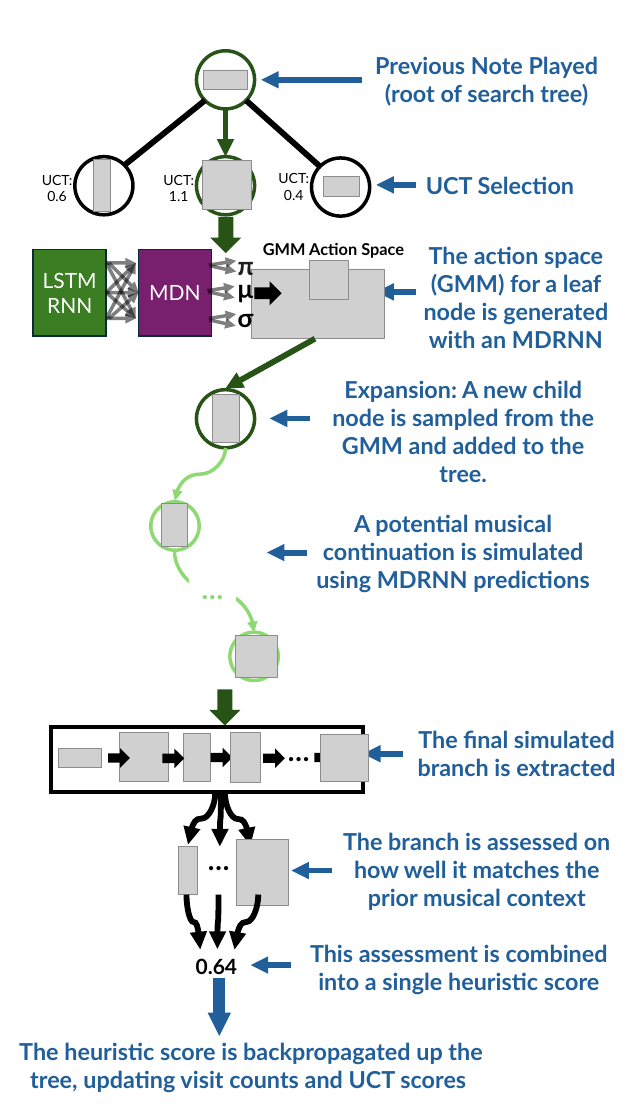
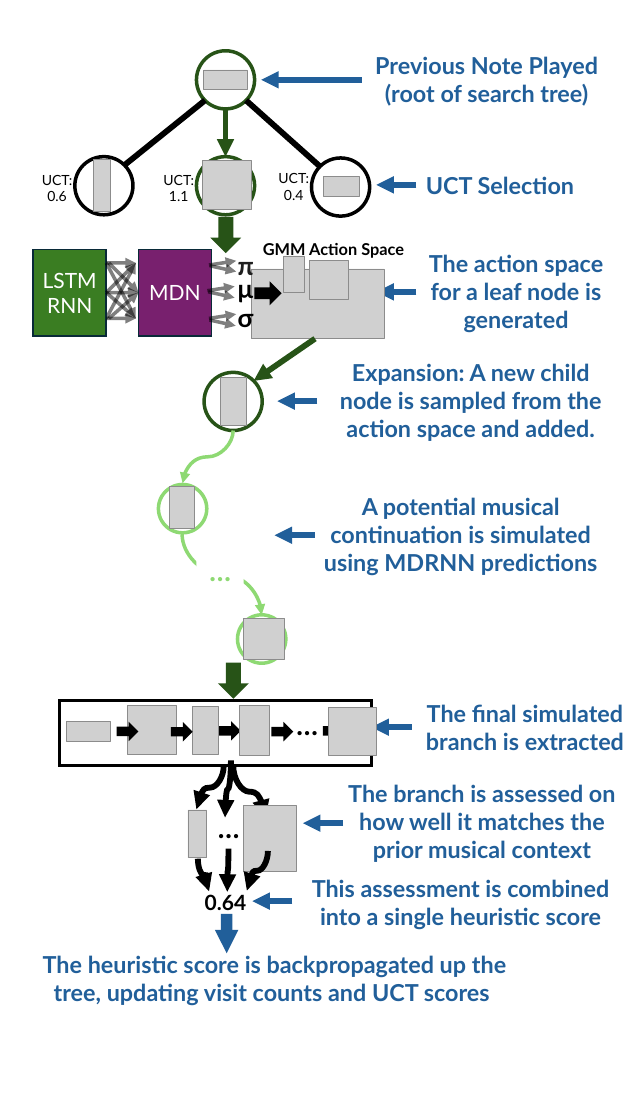
Before and after one commit to squatter1/impsy, a slide deck: slide 1 of figures/ppt/MCTS-IMPSY-prediction-algorithm.pptx. Drawn at 630x1120 pixels with LibreOffice and Linux fonts; fonts in the diff are those of the drawing; grey boxes stand for pictures; background and template pictures are left out. Boxes give left, top, right and bottom in pixels: in the first picture for what was removed or moved away, otherwise in the second. Text is boxed around its words. In the diff, an @@ line names an element or a change of style, - is before the commit and + after.

```diff
--- a/figures/ppt/MCTS-IMPSY-prediction-algorithm.pptx
+++ b/figures/ppt/MCTS-IMPSY-prediction-algorithm.pptx
@@ picture added at [284, 256, 305, 293] @@
@@ text at [429, 254, 603, 333]: text changed @@
-The action space (GMM) for a leaf node is generated with an MDRNN
+The action space for a leaf node is generated
@@ arrow moved from (315, 339) - (225, 388) to (315, 339) - (254, 381) @@
@@ text at [340, 363, 601, 441]: text changed @@
-Expansion: A new child node is sampled from the GMM and added to the tree.
+Expansion: A new child node is sampled from the action space and added.
@@ arrow moved from (310, 418) - (270, 418) to (318, 402) - (277, 402) @@
@@ curved arrow moved from (225, 448) - (175, 501) to (234, 431) - (182, 483) @@
@@ ellipse: place and size @@
-ellipse at [151, 501, 200, 550]
+ellipse at [159, 485, 207, 533]
@@ picture: place and size @@
-picture at [162, 503, 187, 546]
+picture at [170, 486, 195, 529]
@@ 1 picture, 1 ellipse, 1 curved arrow: place and size @@
-1 picture, 1 ellipse, 1 curved arrow at [175, 390, 255, 633]
+1 picture, 1 ellipse, 1 curved arrow at [182, 372, 262, 615]
@@ 2 texts, 1 picture, 1 arrow, 1 ellipse: place and size @@
-2 texts, 1 picture, 1 arrow, 1 ellipse at [189, 514, 589, 681]
+2 texts, 1 picture, 1 arrow, 1 ellipse at [197, 497, 597, 664]
@@ 6 right arrows, 5 pictures, 2 texts, 1 arrow, 1 rectangle: place and size @@
-6 right arrows, 5 pictures, 2 texts, 1 arrow, 1 rectangle at [51, 690, 615, 792]
+6 right arrows, 5 pictures, 2 texts, 1 arrow, 1 rectangle at [60, 664, 624, 765]
@@ curved arrow moved from (215, 793) - (188, 844) to (223, 766) - (197, 809) @@
@@ curved arrow moved from (221, 792) - (220, 847) to (231, 760) - (225, 817) @@
@@ curved arrow moved from (225, 793) - (250, 845) to (234, 766) - (265, 817) @@
@@ text "The branch is assessed on ...": place and size @@
-text "The branch is assessed on ..." at [343, 832, 611, 910]
+text "The branch is assessed on ..." at [348, 784, 616, 862]
@@ text "…": place and size @@
-text "…" at [195, 838, 242, 880]
+text "…" at [205, 806, 252, 848]
@@ picture: place and size @@
-picture at [236, 839, 289, 905]
+picture at [244, 806, 297, 871]
@@ picture: place and size @@
-picture at [178, 847, 197, 895]
+picture at [188, 810, 207, 858]
@@ arrow moved from (332, 870) - (291, 870) to (343, 823) - (303, 823) @@
@@ curved arrow moved from (186, 895) - (200, 949) to (198, 858) - (209, 891) @@
@@ curved arrow moved from (218, 895) - (218, 949) to (228, 848) - (228, 892) @@
@@ curved arrow moved from (258, 895) - (234, 949) to (268, 851) - (247, 890) @@
@@ text "0.64": place and size @@
-text "0.64" at [196, 958, 238, 979]
+text "0.64" at [205, 894, 247, 915]
@@ text "This assessment is combined into ...": place and size @@
-text "This assessment is combined into ..." at [310, 944, 608, 995]
+text "This assessment is combined into ..." at [312, 879, 609, 930]
@@ arrow moved from (219, 978) - (219, 1036) to (227, 914) - (227, 953) @@
@@ arrow moved from (291, 965) - (250, 965) to (292, 901) - (252, 901) @@
@@ text "The heuristic score is backpropagated ...": place and size @@
-text "The heuristic score is backpropagated ..." at [19, 1042, 482, 1093]
+text "The heuristic score is backpropagated ..." at [43, 952, 506, 1006]
```
Also in this commit, not shown: 8 other files.
